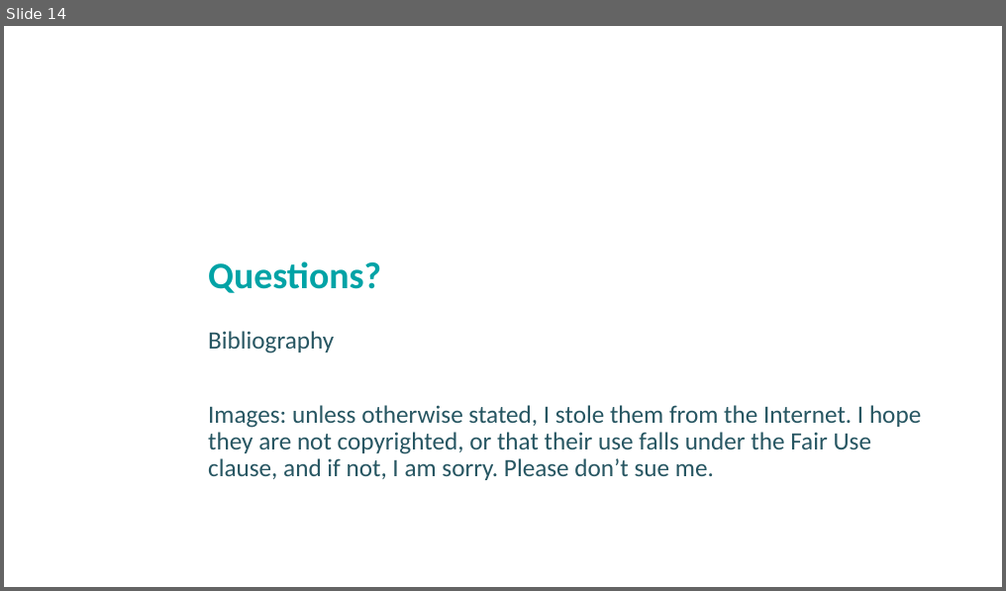
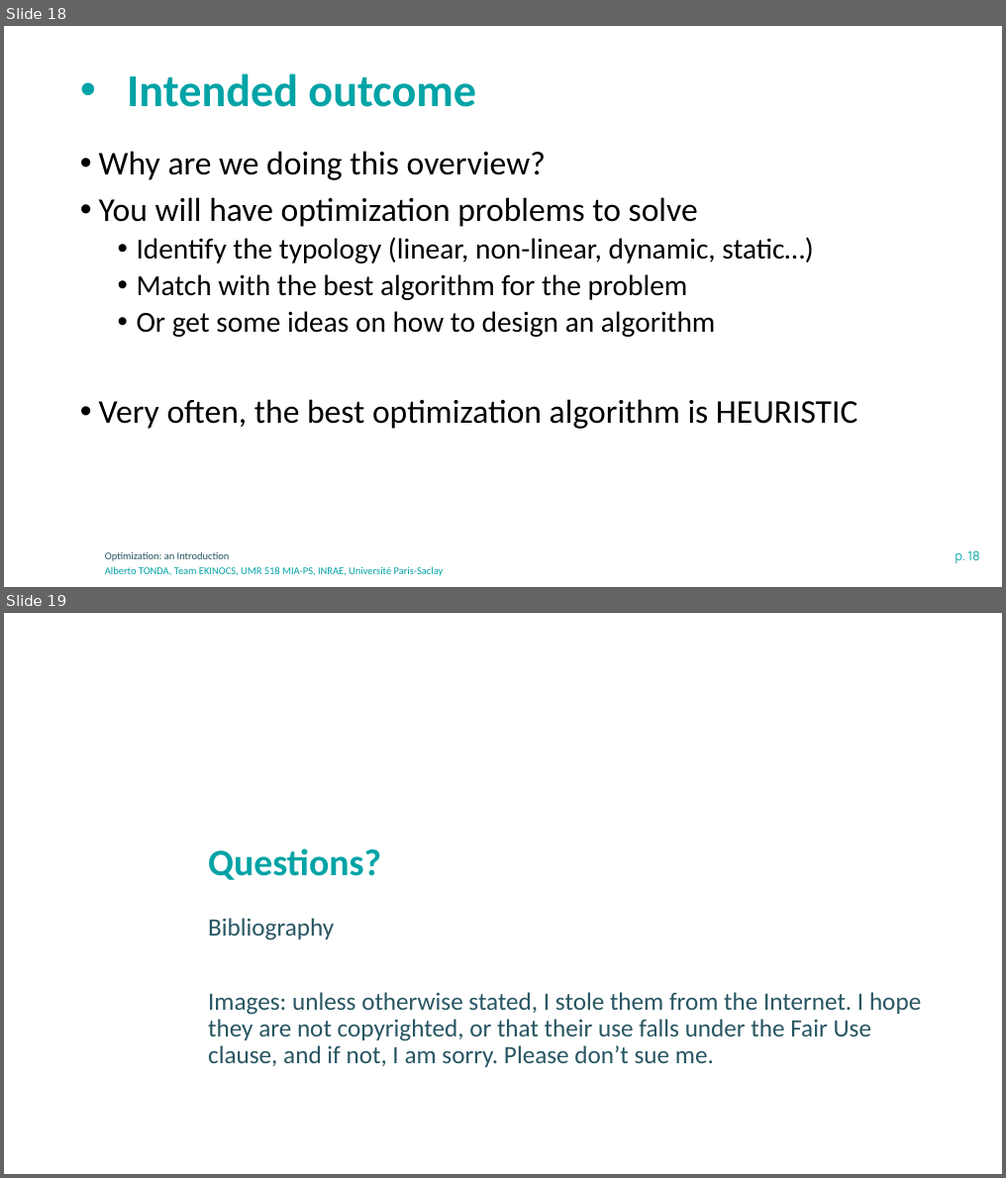
Before and after one commit to albertotonda/teaching, a slide deck: optimization-methods-for-artificial-intelligence/optimization-introduction.pptx. Shown one above the other, each under a label of ours: slide 14 before the commit, slides 18 and 19 after it. The pictures are 1006x591 and 1006x1178 pixels, drawn with LibreOffice and Linux fonts; fonts in the diff are those of the drawing; background and template pictures are left out. Boxes give left, top, right and bottom in pixels: in the first picture for what was removed or moved away, otherwise in the second. Text is boxed around its words. In the diff, an @@ line names an element or a change of style, - is before the commit and + after.

```diff
--- a/optimization-methods-for-artificial-intelligence/optimization-introduction.pptx
+++ b/optimization-methods-for-artificial-intelligence/optimization-introduction.pptx
@@ slide 18 added at [4,26,1002,587], background #FFFFFF @@
@@ title added at [127,74,476,107], 44 pt, text #00A3A6, bold @@
+• Intended outcome
@@ text added at [99,151,857,429], 28 pt, text #000000 @@
+• Why are we doing this overview?
+• You will have optimization problems to solve
+  • Identify the typology (linear, non-linear, dynamic, static…)
+  • Match with the best algorithm for the problem
+  • Or get some ideas on how to design an algorithm
+• Very often, the best optimization algorithm is HEURISTIC
@@ text added at [105,552,230,562], 10 pt, text #275662 @@
+Optimization: an Introduction
@@ page number added at [955,551,979,564], 12 pt, text #00A3A6 @@
+p. 18
@@ text added at [105,567,444,576], 10 pt, text #00A3A6 @@
+Alberto TONDA, Team EKINOCS, UMR 518 MIA-PS, INRAE, Université Paris-Saclay
@@ what was slide 14 is now slide 19 @@
```
Also in this commit, not shown: 12 slides changed, 4 other slides added, 2 other files.
